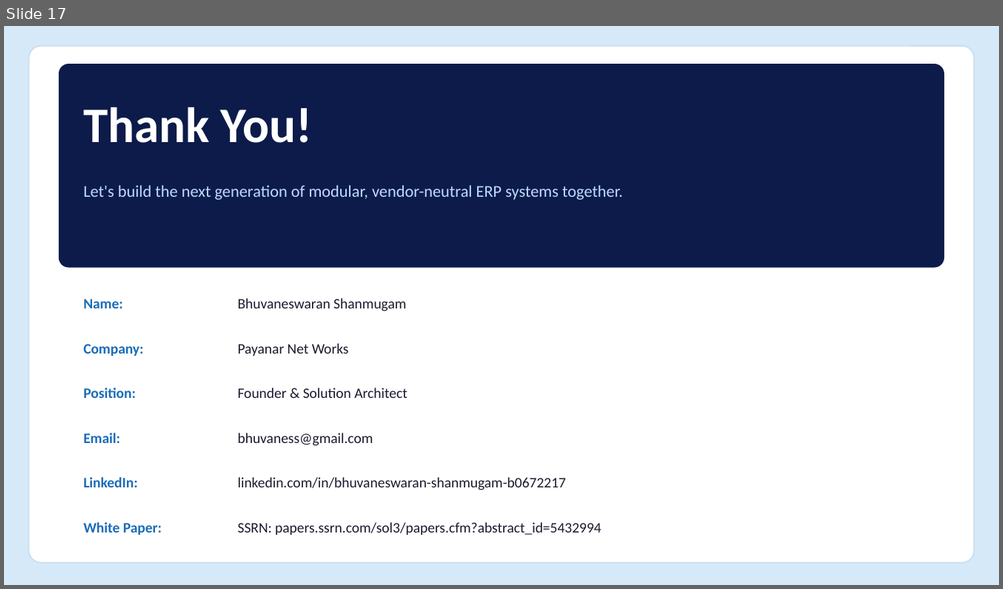
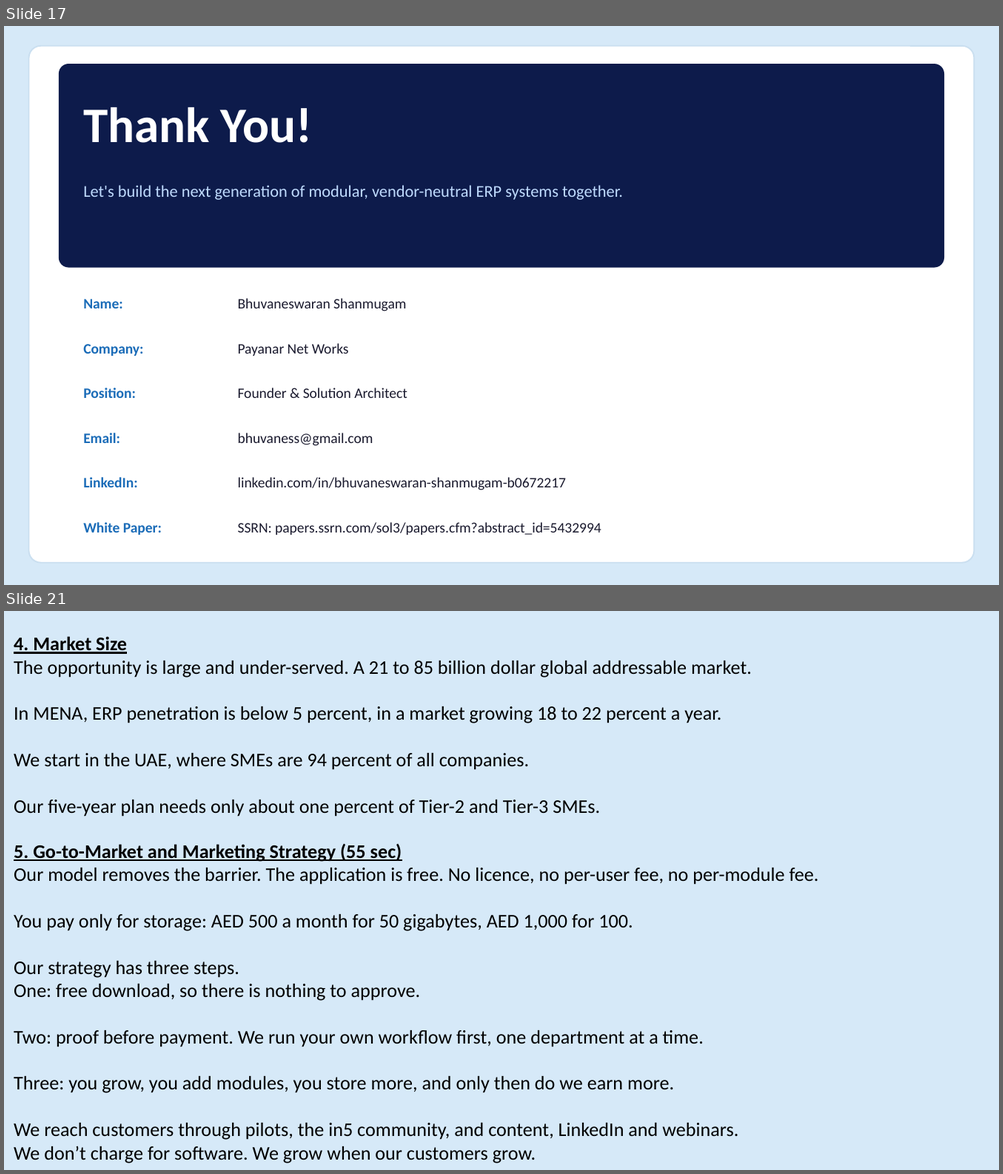
Before and after one commit to bhuvaness/MAA-ERP, a slide deck: payanarsstype-designer/docs/Payanar_Pitch_Deck_Final.pptx. Shown one above the other, each under a label of ours: slide 17 before the commit, slides 17 and 21 after it; the slides between them are not shown. The pictures are 1003x589 and 1003x1174 pixels, drawn with LibreOffice and Linux fonts; fonts in the diff are those of the drawing. Boxes give left, top, right and bottom in pixels: in the first picture for what was removed or moved away, otherwise in the second. Text is boxed around its words. In the diff, an @@ line names an element or a change of style, - is before the commit and + after.

```diff
--- a/payanarsstype-designer/docs/Payanar_Pitch_Deck_Final.pptx
+++ b/payanarsstype-designer/docs/Payanar_Pitch_Deck_Final.pptx
@@ slide 21 added at (x1=4, y1=611, x2=999, y2=1170), background #FFFFFF @@
@@ rectangle added at (x1=4, y1=611, x2=999, y2=1170), fill #D6E9F8 @@
@@ text added at (x1=14, y1=636, x2=751, y2=817), 14 pt, text #000000 @@
+4. Market Size
+The opportunity is large and under-served. A 21 to 85 billion dollar global addressable market.
+In MENA, ERP penetration is below 5 percent, in a market growing 18 to 22 percent a year.
+We start in the UAE, where SMEs are 94 percent of all companies.
+Our five-year plan needs only about one percent of Tier-2 and Tier-3 SMEs.
@@ text added at (x1=14, y1=844, x2=819, y2=1164), 14 pt, text #000000 @@
+5. Go-to-Market and Marketing Strategy (55 sec)
+Our model removes the barrier. The application is free. No licence, no per-user fee, no per-module fee.
+You pay only for storage: AED 500 a month for 50 gigabytes, AED 1,000 for 100.
+Our strategy has three steps.
+One: free download, so there is nothing to approve.
+Two: proof before payment. We run your own workflow first, one department at a time.
+Three: you grow, you add modules, you store more, and only then do we earn more.
+We reach customers through pilots, the in5 community, and content, LinkedIn and webinars.
+We don’t charge for software. We grow when our customers grow.
```
Also in this commit, not shown: 5 other slides added, 3 other files.
